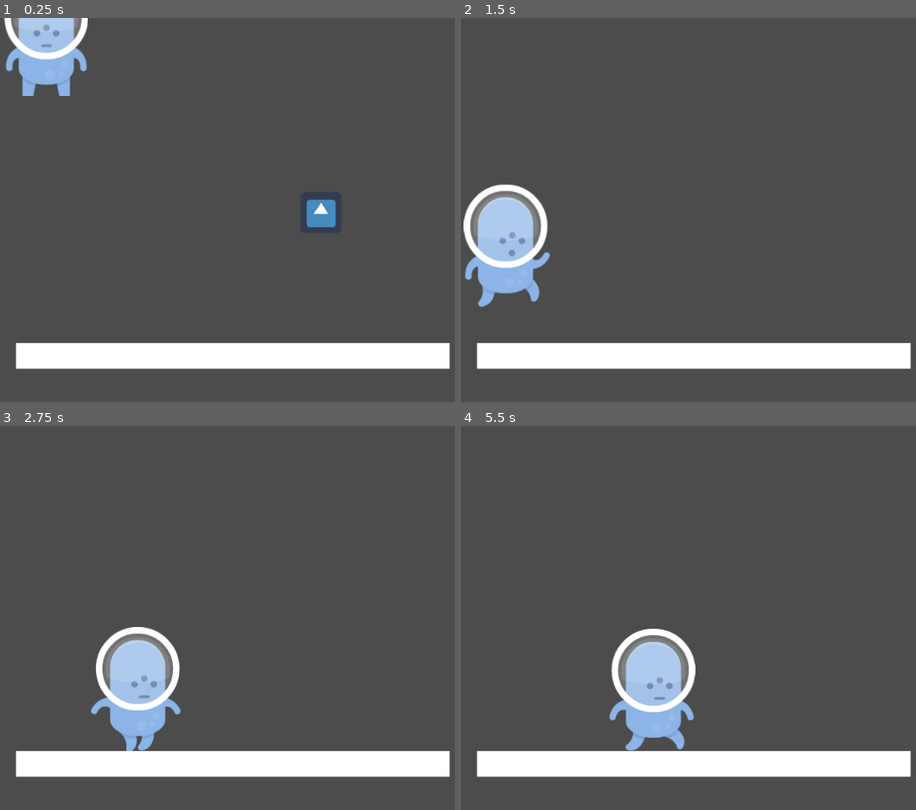
Above: before the commit, frames 1-4 (two rows, left to right).
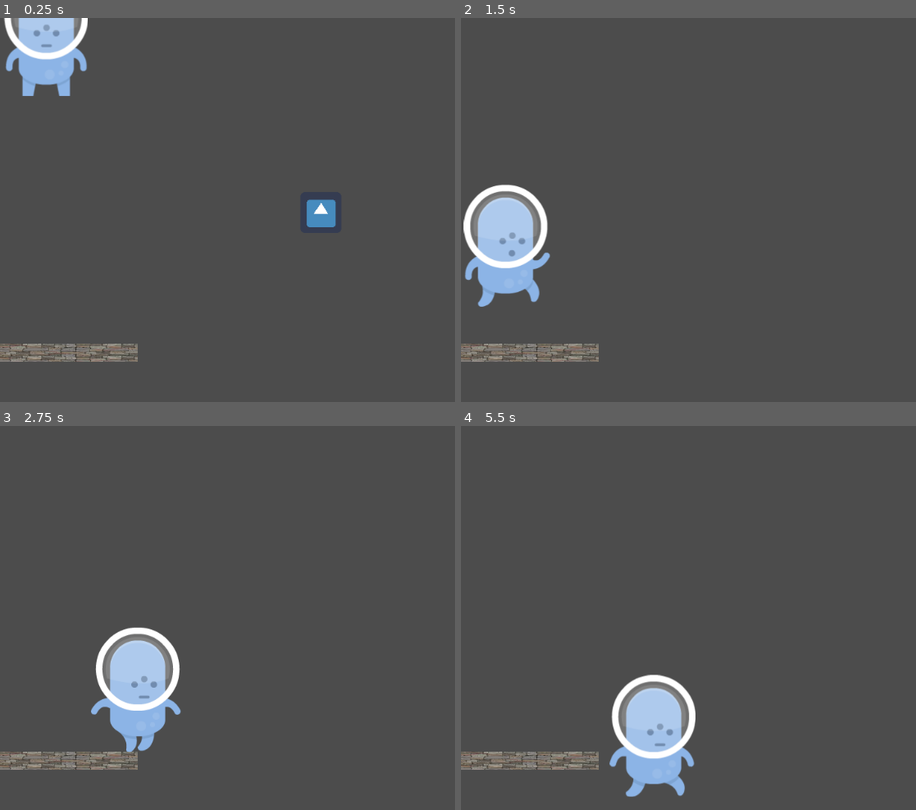
Above: after the commit, the same moments.

Repository: lucasviner/primerjoc
Game: Godot game, scene res://Escenes/Joc.tscn
The game is run twice, just before and just after one commit, with the same random seed, the same clock (stepped at 60 frames per second) and the same inputs. The engine's default icon, where the game draws it, is replaced by a stand-in: a white triangle on a blue panel in a dark square.
Inputs:
- Up to frame 1 (0.25 s): no input
- Up to frame 2 (1.5 s): hold Down (mou abaix) 0.53-1.28 s; tap Up (mou adalt) at 1.35 s
- Up to frame 3 (2.75 s): hold Right (mou dreta) from 2.03 s (still down)
- Up to frame 4 (5.5 s): release Right (mou dreta) at 2.78 s; tap A (mou esquerra) at 2.85 s; hold Down (mou abaix) 3.53-4.28 s; tap Up (mou adalt) at 4.35 s; hold Right (mou dreta) from 5.03 s (still down)

The runs differ from the first frame. In frame 1, 6.7% of the frame differs, in the area x 0-99%, y 84-92%; in frame 2, 6.8%; in frame 3, 6.9%; in frame 4, 12%, in the area x 0-99%, y 52-97%.

Commit message:
Continuació del joc

Diff:
--- a/Escenes/Escena cossos.tscn
+++ b/Escenes/Escena cossos.tscn
@@ -5,38 +5,55 @@
 [ext_resource path="res://Escenes/Final.tscn" type="PackedScene" id=3]
 
 [node name="Node2D" type="Node2D"]
+position = Vector2( 20, 27 )
 
 [node name="Terra" parent="." instance=ExtResource( 1 )]
-position = Vector2( 85, 394 )
-scale = Vector2( 0.35, 0.35 )
+position = Vector2( 85, 435 )
+scale = Vector2( 0.5, 0.35 )
 
 [node name="Personatge" parent="." instance=ExtResource( 2 )]
-position = Vector2( 10, 115 )
+position = Vector2( 475, 509 )
 scale = Vector2( 0.35, 0.35 )
 
 [node name="Camera2D" type="Camera2D" parent="Personatge"]
 current = true
 
 [node name="Terra2" parent="." instance=ExtResource( 1 )]
-position = Vector2( -9, -28 )
+position = Vector2( -4.00001, 267 )
 rotation = 1.03673
-scale = Vector2( 0.35, 0.35 )
+scale = Vector2( 0.5, 0.35 )
 
 [node name="Terra3" parent="." instance=ExtResource( 1 )]
-position = Vector2( 321, 290 )
-scale = Vector2( 0.35, 0.35 )
+position = Vector2( 137, 229 )
+scale = Vector2( 0.5, 0.35 )
 
 [node name="Terra4" parent="." instance=ExtResource( 1 )]
-position = Vector2( -785, -786 )
-scale = Vector2( 3.02, 3 )
+position = Vector2( 878, 180 )
+scale = Vector2( 0.5, 0.35 )
 
 [node name="Terra5" parent="." instance=ExtResource( 1 )]
-position = Vector2( 752, 204 )
+position = Vector2( 459, 216 )
 rotation = 1.5708
-scale = Vector2( 0.35, 0.35 )
+scale = Vector2( 0.5, 0.22 )
 
 [node name="Final" parent="." instance=ExtResource( 3 )]
-position = Vector2( 758, 181 )
-scale = Vector2( 1, 10 )
+position = Vector2( 890, 161 )
+rotation = -1.5708
+scale = Vector2( 1, 5 )
+
+[node name="Terra6" parent="." instance=ExtResource( 1 )]
+position = Vector2( 493, 635 )
+rotation = -3.14159
+scale = Vector2( 8.05, 5 )
+
+[node name="Terra11" parent="." instance=ExtResource( 1 )]
+position = Vector2( 577, 303 )
+rotation = 1.5708
+scale = Vector2( 0.5, 0.3 )
+
+[node name="Terra10" parent="." instance=ExtResource( 1 )]
+position = Vector2( 696, 223 )
+rotation = 1.5708
+scale = Vector2( 0.5, 0.3 )
 
 [connection signal="body_entered" from="Final" to="Personatge" method="_on_Final_body_entered"]
--- a/Escenes/Joc.tscn
+++ b/Escenes/Joc.tscn
@@ -30,5 +30,5 @@
 position = Vector2( 71, 92 )
 
 [node name="Terra" parent="." instance=ExtResource( 3 )]
-position = Vector2( -495, 271 )
+position = Vector2( 73, 523 )
 scale = Vector2( 2, 1 )
--- a/Escenes/Terra.tscn
+++ b/Escenes/Terra.tscn
@@ -1,18 +1,16 @@
-[gd_scene load_steps=2 format=2]
+[gd_scene load_steps=3 format=2]
+
+[ext_resource path="res://imatges/índex.jpg" type="Texture" id=1]
 
 [sub_resource type="RectangleShape2D" id=1]
-extents = Vector2( 169, 19.5 )
+extents = Vector2( 71, 14.5 )
 
 [node name="Terra" type="StaticBody2D"]
 
-[node name="ColorRect" type="ColorRect" parent="."]
-margin_left = 260.0
-margin_top = 237.0
-margin_right = 937.0
-margin_bottom = 277.0
-rect_scale = Vector2( 0.5, 1 )
+[node name="Sprite" type="Sprite" parent="."]
+scale = Vector2( 0.51751, 0.157347 )
+texture = ExtResource( 1 )
 
 [node name="CollisionShape2D" type="CollisionShape2D" parent="."]
 visible = false
-position = Vector2( 430, 256.5 )
 shape = SubResource( 1 )
Binary file added: imatges/índex.jpg
Not shown, added: imatges/índex.jpg.import
Not shown, added: Dungeon floor Pixel Art Maker.URL
Not shown, added: Escenes/Dungeon floor Pixel Art Maker.URL
Not shown, added: imatges/Dungeon Floor by Sharandra on DeviantArt.URL
